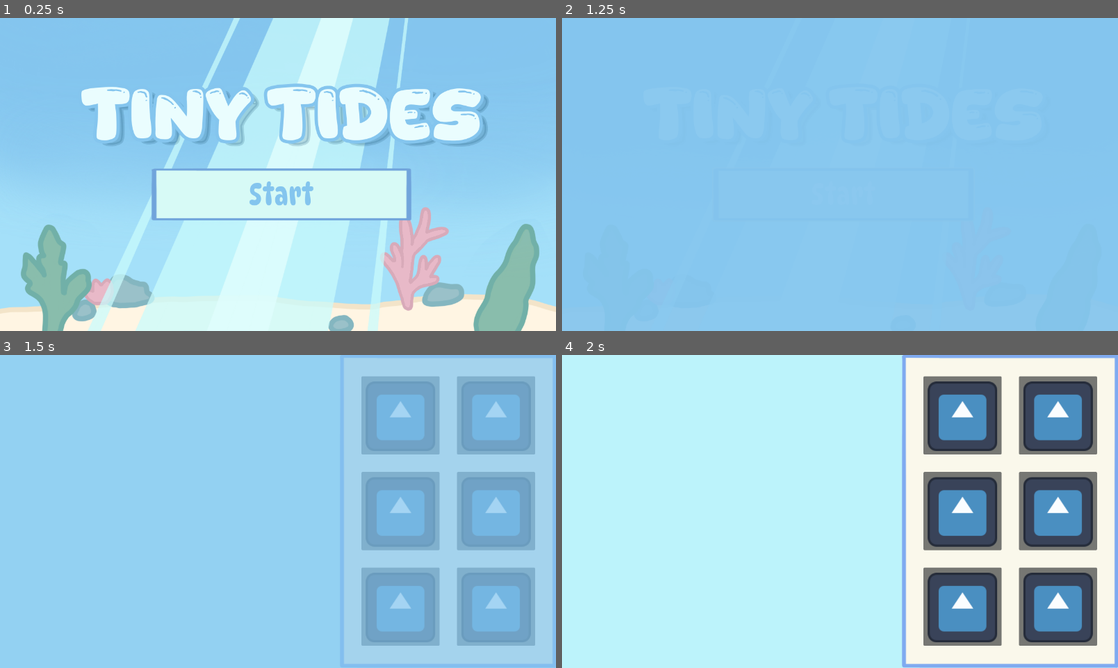
Above: before the commit, frames 1-4 (two rows, left to right).
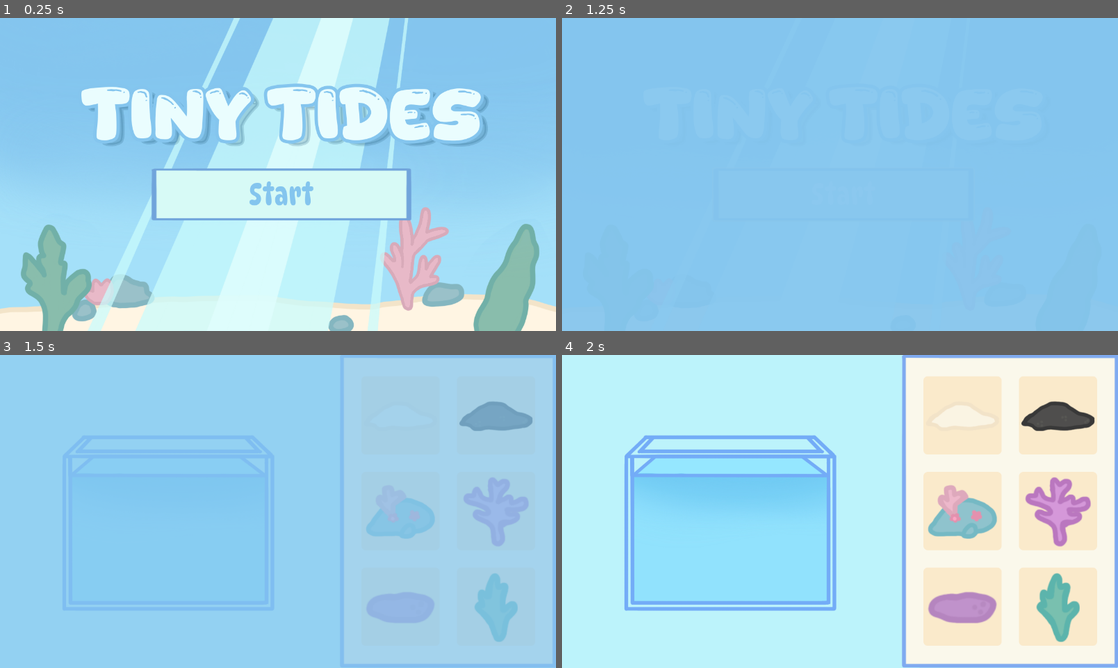
Above: after the commit, the same moments.

Repository: mnoun09/TinyTides
Game: Godot game, scene res://scenes/home.tscn
The game is run twice, just before and just after one commit, with the same random seed, the same clock (stepped at 60 frames per second) and the same inputs. The engine's default icon, where the game draws it, is replaced by a stand-in: a white triangle on a blue panel in a dark square.
Inputs:
- Up to frame 1 (0.25 s): no input
- Up to frame 2 (1.25 s): click "Start" at 0.5 s
- Up to frame 3 (1.5 s): click "Start" at 1.25 s
- Up to frame 4 (2 s): no input

Frames 1-2 are identical in both runs. In frame 3, 19% of the frame differs, in the area x 65-97%, y 6-93%; in frame 4, 40%, in the area x 11-97%, y 6-93%.

Commit message:
Working on side menu
- Added items
- Imported sprites

Diff:
--- a/scenes/main.tscn
+++ b/scenes/main.tscn
@@ -1,13 +1,14 @@
-[gd_scene load_steps=2 format=3 uid="uid://b056onf7c73qf"]
+[gd_scene load_steps=3 format=3 uid="uid://b056onf7c73qf"]
 
 [ext_resource type="PackedScene" uid="uid://dulsb2ji0shqt" path="res://scenes/side_menu.tscn" id="1_o5qli"]
+[ext_resource type="PackedScene" uid="uid://b6k0beh5qh1oq" path="res://scenes/squaretank.tscn" id="2_0wfyh"]
 
 [node name="main" type="Node2D"]
 
 [node name="ColorRect" type="ColorRect" parent="."]
 custom_minimum_size = Vector2(1280, 720)
-offset_right = 40.0
-offset_bottom = 40.0
+offset_right = 1280.0
+offset_bottom = 720.0
 color = Color(0.7490196, 0.9607843, 0.9843137, 1)
 
 [node name="SideMenu" parent="." instance=ExtResource("1_o5qli")]
@@ -21,3 +22,6 @@
 grow_horizontal = 0
 size_flags_horizontal = 4
 size_flags_vertical = 4
+
+[node name="Squaretank" parent="." instance=ExtResource("2_0wfyh")]
+position = Vector2(56, -16)
--- a/scenes/side_menu.tscn
+++ b/scenes/side_menu.tscn
@@ -1,10 +1,45 @@
-[gd_scene load_steps=5 format=3 uid="uid://dulsb2ji0shqt"]
+[gd_scene load_steps=16 format=3 uid="uid://dulsb2ji0shqt"]
 
 [ext_resource type="Texture2D" uid="uid://ydy2xxwy61qi" path="res://assets/Buttons.png" id="1_85twv"]
 [ext_resource type="Script" uid="uid://c0f2l2eaqyhgi" path="res://scenes/item_slot.gd" id="2_6d5h6"]
-[ext_resource type="Texture2D" uid="uid://dxex8sdcnakt6" path="res://icon.svg" id="2_y8km0"]
+[ext_resource type="Texture2D" uid="uid://dw8hs2ysryfvo" path="res://assets/sand.png" id="3_h2t7a"]
+[ext_resource type="Texture2D" uid="uid://bqg6i1p0f4sdm" path="res://assets/blacksand.png" id="4_tx3uf"]
+[ext_resource type="Texture2D" uid="uid://c6aml3n8i8q3g" path="res://assets/coralandrock.png" id="5_jtq1t"]
+[ext_resource type="Texture2D" uid="uid://c24uif2j3612h" path="res://assets/pinkrock.png" id="6_7o1yw"]
+[ext_resource type="Texture2D" uid="uid://h3yx6ccwytug" path="res://assets/kelp.png" id="7_qlopi"]
 
 [sub_resource type="Theme" id="Theme_85twv"]
+
+[sub_resource type="StyleBoxFlat" id="StyleBoxFlat_tae0b"]
+bg_color = Color(1, 0.88235295, 0.69411767, 0.5803922)
+corner_radius_top_left = 10
+corner_radius_top_right = 10
+corner_radius_bottom_right = 10
+corner_radius_bottom_left = 10
+
+[sub_resource type="AtlasTexture" id="AtlasTexture_ydyuc"]
+atlas = ExtResource("3_h2t7a")
+region = Rect2(878, 83, 170, 69)
+
+[sub_resource type="AtlasTexture" id="AtlasTexture_3krn0"]
+atlas = ExtResource("4_tx3uf")
+region = Rect2(882, 200, 170, 69)
+
+[sub_resource type="AtlasTexture" id="AtlasTexture_6pbfu"]
+atlas = ExtResource("5_jtq1t")
+region = Rect2(1089, 76, 131, 103)
+
+[sub_resource type="AtlasTexture" id="AtlasTexture_v83px"]
+atlas = ExtResource("5_jtq1t")
+region = Rect2(1113, 213, 101, 106)
+
+[sub_resource type="AtlasTexture" id="AtlasTexture_ap86d"]
+atlas = ExtResource("6_7o1yw")
+region = Rect2(1114, 371, 86, 40)
+
+[sub_resource type="AtlasTexture" id="AtlasTexture_w6w8c"]
+atlas = ExtResource("7_qlopi")
+region = Rect2(916, 332, 69, 109)
 
 [node name="SideMenu" type="Control"]
 layout_mode = 3
@@ -60,6 +95,7 @@
 layout_mode = 2
 size_flags_horizontal = 4
 size_flags_vertical = 4
+theme_override_styles/panel = SubResource("StyleBoxFlat_tae0b")
 script = ExtResource("2_6d5h6")
 
 [node name="Icon" type="TextureRect" parent="MarginContainer/MarginContainer/NinePatchRect/GridContainer/ItemSlot"]
@@ -75,7 +111,7 @@
 offset_bottom = 82.0
 grow_horizontal = 2
 grow_vertical = 2
-texture = ExtResource("2_y8km0")
+texture = SubResource("AtlasTexture_ydyuc")
 stretch_mode = 5
 
 [node name="ItemSlot2" type="Panel" parent="MarginContainer/MarginContainer/NinePatchRect/GridContainer"]
@@ -83,6 +119,7 @@
 layout_mode = 2
 size_flags_horizontal = 4
 size_flags_vertical = 4
+theme_override_styles/panel = SubResource("StyleBoxFlat_tae0b")
 script = ExtResource("2_6d5h6")
 
 [node name="Icon" type="TextureRect" parent="MarginContainer/MarginContainer/NinePatchRect/GridContainer/ItemSlot2"]
@@ -98,7 +135,7 @@
 offset_bottom = 82.0
 grow_horizontal = 2
 grow_vertical = 2
-texture = ExtResource("2_y8km0")
+texture = SubResource("AtlasTexture_3krn0")
 stretch_mode = 5
 
 [node name="ItemSlot3" type="Panel" parent="MarginContainer/MarginContainer/NinePatchRect/GridContainer"]
@@ -106,6 +143,7 @@
 layout_mode = 2
 size_flags_horizontal = 4
 size_flags_vertical = 4
+theme_override_styles/panel = SubResource("StyleBoxFlat_tae0b")
 script = ExtResource("2_6d5h6")
 
 [node name="Icon" type="TextureRect" parent="MarginContainer/MarginContainer/NinePatchRect/GridContainer/ItemSlot3"]
@@ -121,7 +159,7 @@
 offset_bottom = 82.0
 grow_horizontal = 2
 grow_vertical = 2
-texture = ExtResource("2_y8km0")
+texture = SubResource("AtlasTexture_6pbfu")
 stretch_mode = 5
 
 [node name="ItemSlot4" type="Panel" parent="MarginContainer/MarginContainer/NinePatchRect/GridContainer"]
@@ -129,6 +167,7 @@
 layout_mode = 2
 size_flags_horizontal = 4
 size_flags_vertical = 4
+theme_override_styles/panel = SubResource("StyleBoxFlat_tae0b")
 script = ExtResource("2_6d5h6")
 
 [node name="Icon" type="TextureRect" parent="MarginContainer/MarginContainer/NinePatchRect/GridContainer/ItemSlot4"]
@@ -144,7 +183,7 @@
 offset_bottom = 82.0
 grow_horizontal = 2
 grow_vertical = 2
-texture = ExtResource("2_y8km0")
+texture = SubResource("AtlasTexture_v83px")
 stretch_mode = 5
 
 [node name="ItemSlot5" type="Panel" parent="MarginContainer/MarginContainer/NinePatchRect/GridContainer"]
@@ -152,6 +191,7 @@
 layout_mode = 2
 size_flags_horizontal = 4
 size_flags_vertical = 4
+theme_override_styles/panel = SubResource("StyleBoxFlat_tae0b")
 script = ExtResource("2_6d5h6")
 
 [node name="Icon" type="TextureRect" parent="MarginContainer/MarginContainer/NinePatchRect/GridContainer/ItemSlot5"]
@@ -167,7 +207,7 @@
 offset_bottom = 82.0
 grow_horizontal = 2
 grow_vertical = 2
-texture = ExtResource("2_y8km0")
+texture = SubResource("AtlasTexture_ap86d")
 stretch_mode = 5
 
 [node name="ItemSlot6" type="Panel" parent="MarginContainer/MarginContainer/NinePatchRect/GridContainer"]
@@ -175,6 +215,7 @@
 layout_mode = 2
 size_flags_horizontal = 4
 size_flags_vertical = 4
+theme_override_styles/panel = SubResource("StyleBoxFlat_tae0b")
 script = ExtResource("2_6d5h6")
 
 [node name="Icon" type="TextureRect" parent="MarginContainer/MarginContainer/NinePatchRect/GridContainer/ItemSlot6"]
@@ -190,5 +231,5 @@
 offset_bottom = 82.0
 grow_horizontal = 2
 grow_vertical = 2
-texture = ExtResource("2_y8km0")
-stretch_mode = 5
+texture = SubResource("AtlasTexture_w6w8c")
+stretch_mode = 5
--- /dev/null
+++ b/scenes/squaretank.tscn
@@ -0,0 +1,56 @@
+[gd_scene load_steps=9 format=3 uid="uid://b6k0beh5qh1oq"]
+
+[ext_resource type="Texture2D" uid="uid://blp5it6jnqxu8" path="res://assets/squarewater.png" id="1_5oltt"]
+[ext_resource type="Texture2D" uid="uid://d35scacdmbvfy" path="res://assets/sand1.png" id="2_ar30u"]
+[ext_resource type="Texture2D" uid="uid://da8nxpf0q5yux" path="res://assets/squaretankoutline.png" id="2_ocevk"]
+[ext_resource type="Texture2D" uid="uid://djdu7bu8ecs07" path="res://assets/sand2.png" id="3_lo7gs"]
+[ext_resource type="Texture2D" uid="uid://g8ks3qv5oort" path="res://assets/sand3.png" id="4_yuafe"]
+[ext_resource type="Texture2D" uid="uid://6m0vl5f55key" path="res://assets/blackSand1.png" id="5_d3o5d"]
+[ext_resource type="Texture2D" uid="uid://cm2ltobag34ge" path="res://assets/blacksand2.png" id="6_3o242"]
+[ext_resource type="Texture2D" uid="uid://dnl1wqxpxy1d7" path="res://assets/blacksand3.png" id="7_2mjbi"]
+
+[node name="Squaretank" type="Node2D"]
+
+[node name="Area2D" type="Area2D" parent="."]
+
+[node name="Squarewater" type="Sprite2D" parent="Area2D"]
+position = Vector2(640, 360)
+texture = ExtResource("1_5oltt")
+
+[node name="CollisionPolygon2D" type="CollisionPolygon2D" parent="Area2D"]
+position = Vector2(640, 360)
+polygon = PackedVector2Array(-484, -111, -484, -108.899994, -532.7, -67, -535, -67, -535, 223.09998, -532, 225.09998, -532, 227, -88, 226, -84, 226, -82, -31, -81, -31, -81, -66, -140, -109.100006, -140, -111)
+
+[node name="Sand1" type="Sprite2D" parent="."]
+visible = false
+position = Vector2(640, 360)
+texture = ExtResource("2_ar30u")
+
+[node name="Sand2" type="Sprite2D" parent="."]
+visible = false
+position = Vector2(640, 360)
+texture = ExtResource("3_lo7gs")
+
+[node name="Sand3" type="Sprite2D" parent="."]
+visible = false
+position = Vector2(640, 360)
+texture = ExtResource("4_yuafe")
+
+[node name="BlackSand1" type="Sprite2D" parent="."]
+visible = false
+position = Vector2(640, 360)
+texture = ExtResource("5_d3o5d")
+
+[node name="Blacksand2" type="Sprite2D" parent="."]
+visible = false
+position = Vector2(640, 360)
+texture = ExtResource("6_3o242")
+
+[node name="Blacksand3" type="Sprite2D" parent="."]
+visible = false
+position = Vector2(640, 360)
+texture = ExtResource("7_2mjbi")
+
+[node name="Squaretankoutline" type="Sprite2D" parent="."]
+position = Vector2(640, 360)
+texture = ExtResource("2_ocevk")
Binary file added: assets/blackSand1.png
Not shown, added: assets/blackSand1.png.import
Binary file added: assets/blacksand.png
Not shown, added: assets/blacksand.png.import
Binary file added: assets/blacksand2.png
Not shown, added: assets/blacksand2.png.import
Binary file added: assets/blacksand3.png
Not shown, added: assets/blacksand3.png.import
Binary file added: assets/coralandrock.png
Not shown, added: assets/coralandrock.png.import
Binary file added: assets/kelp.png
Not shown, added: assets/kelp.png.import
(and 16 more such lines)
